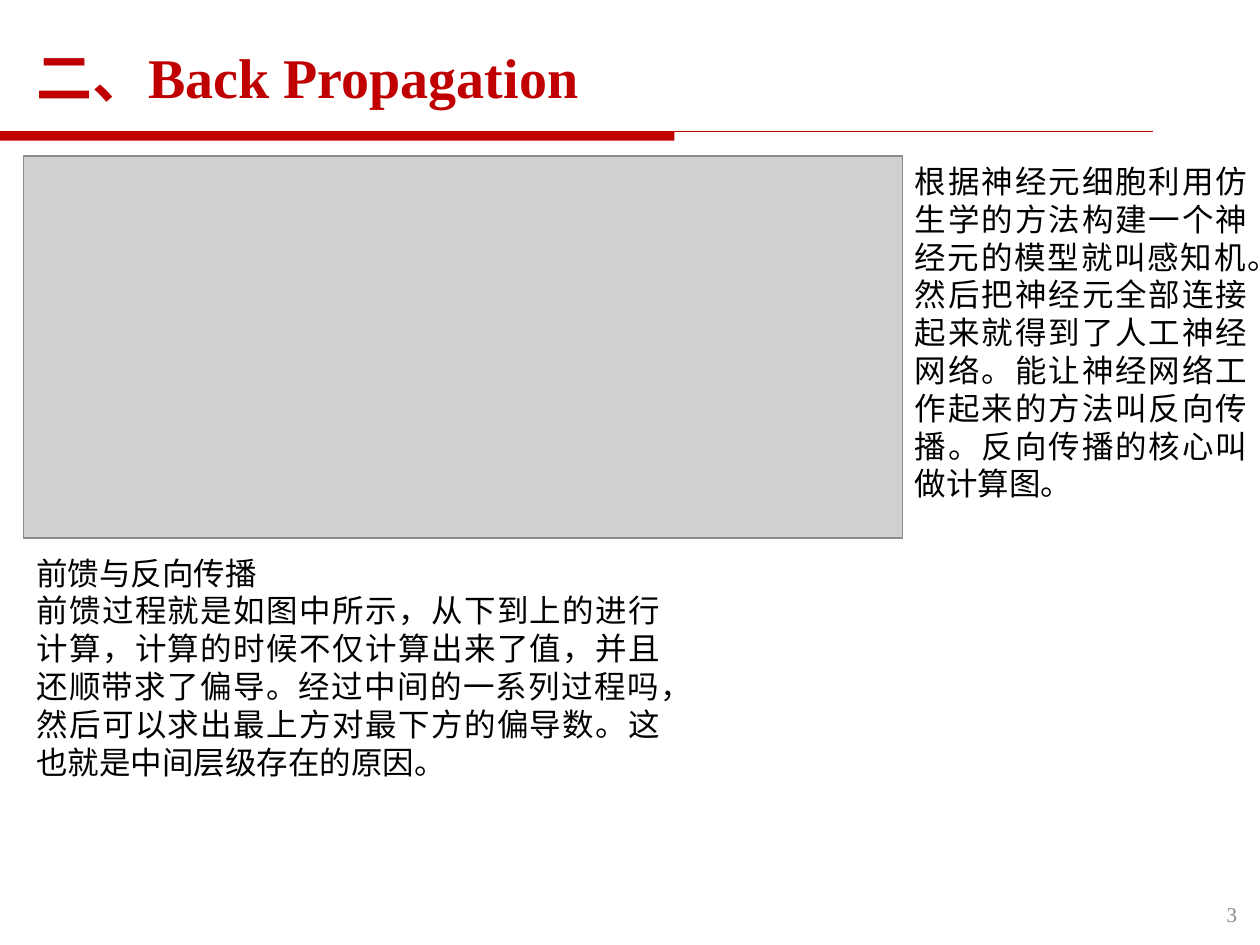
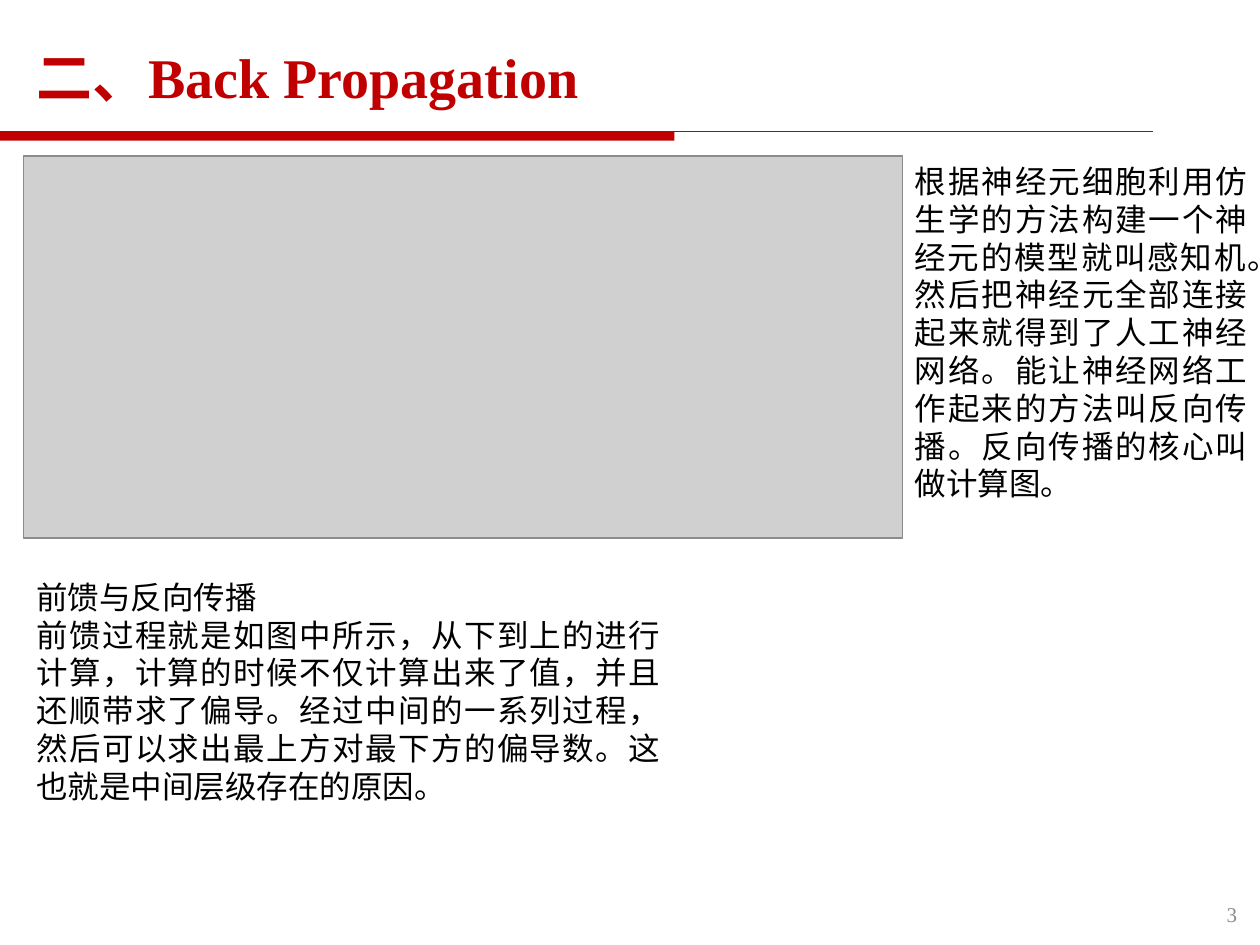
Before and after one commit to yqyang733/ML, a slide deck: slide 3 of ML_Learning_PPT/ML.pptx. Drawn at 1260x945 pixels with LibreOffice and Linux fonts; fonts in the diff are those of the drawing; grey boxes stand for pictures; background and template pictures are left out. Boxes give left, top, right and bottom in pixels: in the first picture for what was removed or moved away, otherwise in the second. Text is boxed around its words. In the diff, an @@ line names an element or a change of style, - is before the commit and + after.

```diff
--- a/ML_Learning_PPT/ML.pptx
+++ b/ML_Learning_PPT/ML.pptx
@@ text "前馈与反向传播": place and size @@
-text "前馈与反向传播" at [36, 558, 691, 777]
+text "前馈与反向传播" at [36, 582, 660, 801]
@@ text at [36, 620, 660, 801]: text changed @@
-前馈过程就是如图中所示，从下到上的进行计算，计算的时候不仅计算出来了值，并且还顺带求了偏导。经过中间的一系列过程吗，然后可以求出最上方对最下方的偏导数。这也就是中间层级存在的原因。
+前馈过程就是如图中所示，从下到上的进行计算，计算的时候不仅计算出来了值，并且还顺带求了偏导。经过中间的一系列过程，然后可以求出最上方对最下方的偏导数。这也就是中间层级存在的原因。
```
Also in this commit, not shown: 5 slides added.
